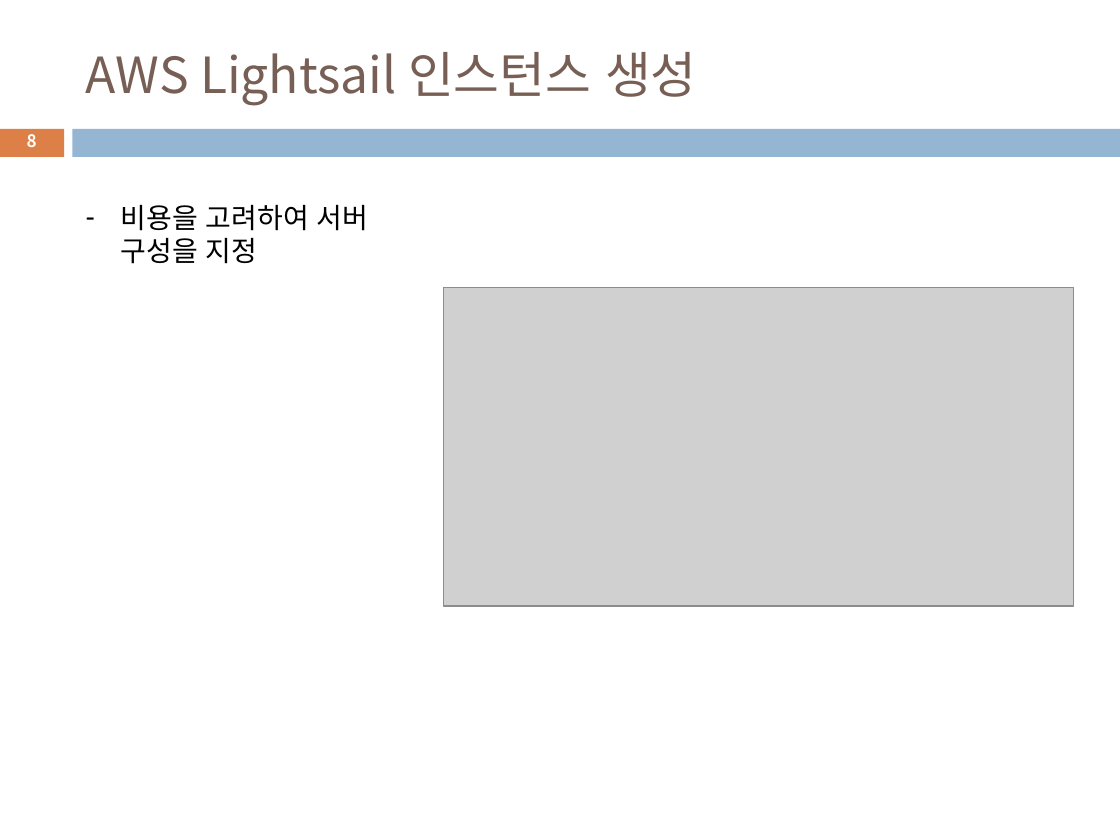
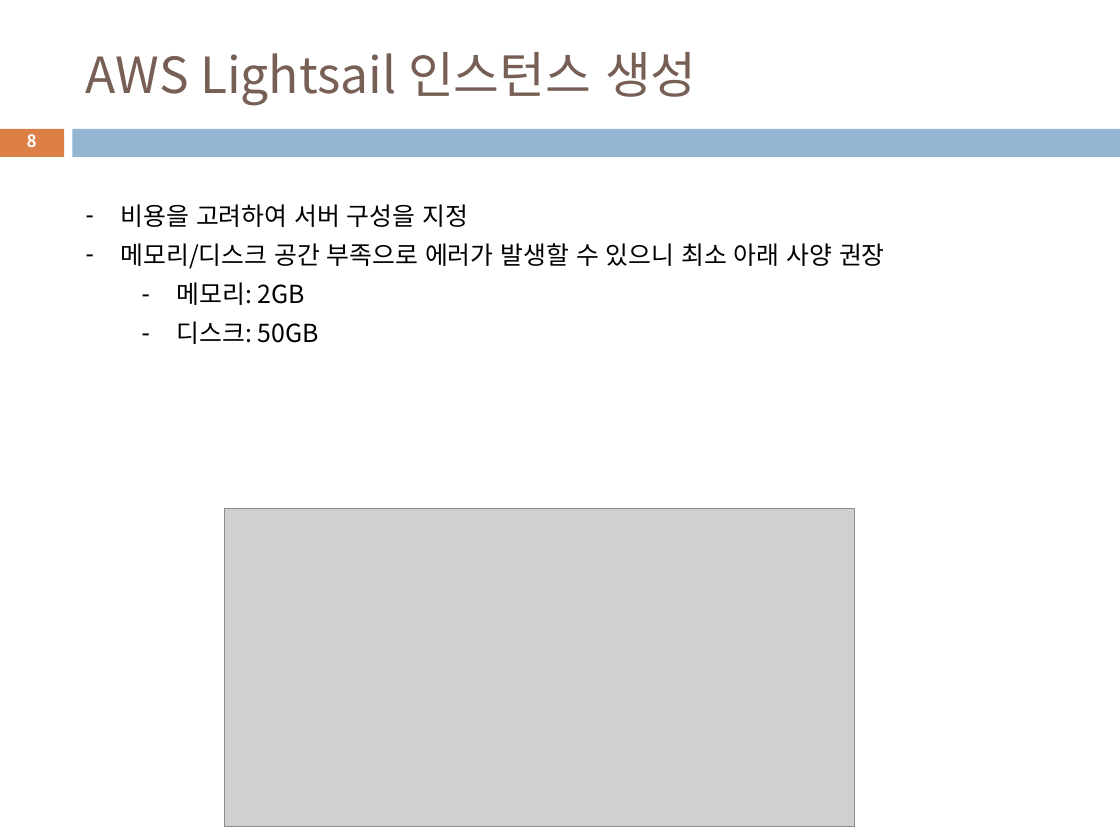
Before and after one commit to ryanking13/oneshot-cms-deploy, a slide deck: slide 8 of docs/0.aws-setup.pptx. Drawn at 1120x840 pixels with LibreOffice and Linux fonts; fonts in the diff are those of the drawing; grey boxes stand for pictures. Boxes give left, top, right and bottom in pixels: in the first picture for what was removed or moved away, otherwise in the second. Text is boxed around its words. In the diff, an @@ line names an element or a change of style, - is before the commit and + after.

Commit message:
docs: update aws setup pptx

```diff
--- a/docs/0.aws-setup.pptx
+++ b/docs/0.aws-setup.pptx
@@ text at (121,204,468,227): size 18 to 16 pt in "비용을 고려하여 서버 구성을 지정" @@
@@ text at (121,243,885,344): paragraphs added @@
+– 메모리/디스크 공간 부족으로 에러가 발생할 수 있으니 최소 아래 사양 권장
+  – 메모리: 2GB
+  – 디스크: 50GB
@@ picture: place and size @@
-picture at (444,288,1073,606)
+picture at (225,508,855,827)
```
